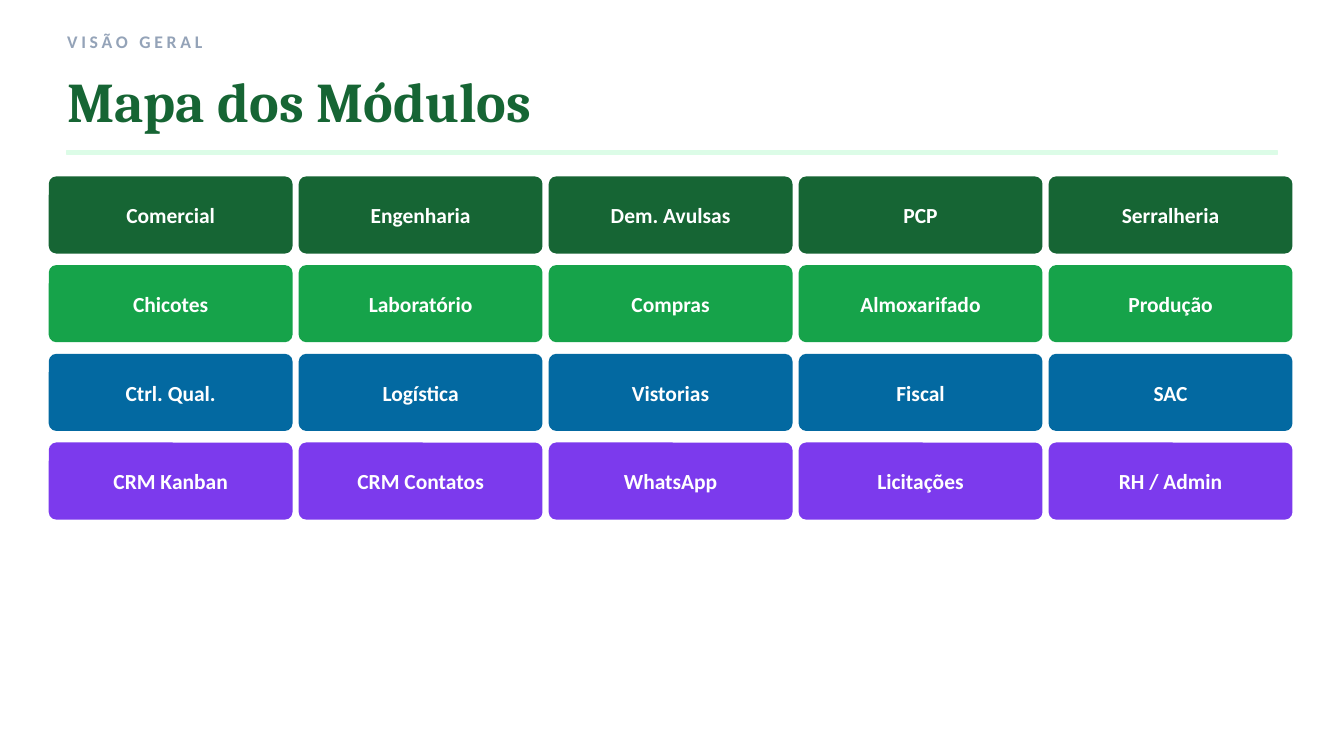
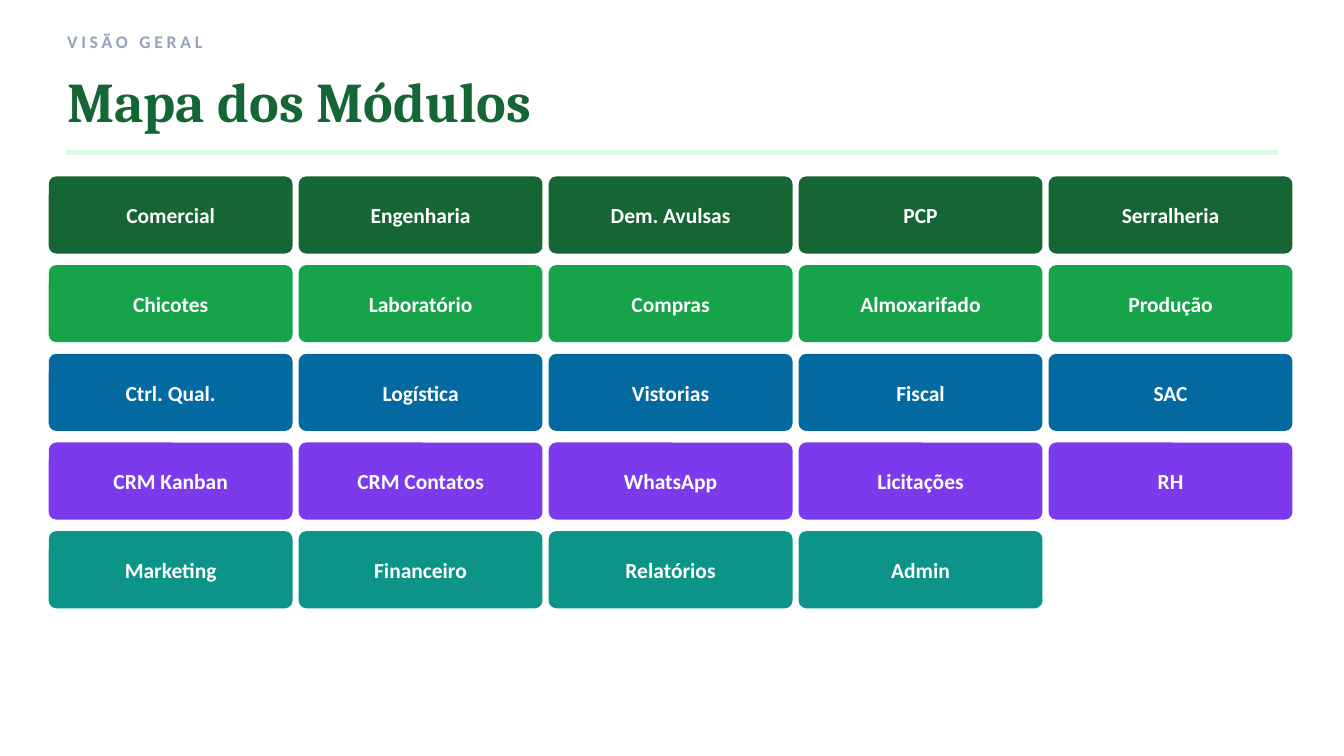
Before and after one commit to spinsc/ACN, a slide deck: slide 3 of ACN_Sinal_Verde_Treinamento.pptx. Drawn at 1344x756 pixels with LibreOffice and Linux fonts; fonts in the diff are those of the drawing. Boxes give left, top, right and bottom in pixels: in the first picture for what was removed or moved away, otherwise in the second. Text is boxed around its words. In the diff, an @@ line names an element or a change of style, - is before the commit and + after.

```diff
--- a/ACN_Sinal_Verde_Treinamento.pptx
+++ b/ACN_Sinal_Verde_Treinamento.pptx
@@ text at (1158,475,1184,489): text changed @@
-RH / Admin
+RH
@@ rounded rectangle added at (50,532,292,607), fill #0D9488, outline #0D9488 1 pt @@
@@ rounded rectangle added at (300,532,542,607), fill #0D9488, outline #0D9488 1 pt @@
@@ rounded rectangle added at (550,532,792,607), fill #0D9488, outline #0D9488 1 pt @@
@@ rounded rectangle added at (800,532,1042,607), fill #0D9488, outline #0D9488 1 pt @@
@@ text added at (125,563,217,582), 11.5 pt, text #FFFFFF, bold @@
+Marketing
@@ text added at (374,563,467,578), 11.5 pt, text #FFFFFF, bold @@
+Financeiro
@@ text added at (625,563,715,578), 11.5 pt, text #FFFFFF, bold @@
+Relatórios
@@ text added at (891,563,950,578), 11.5 pt, text #FFFFFF, bold @@
+Admin
```
Also in this commit, not shown: 1 other slide changed.
